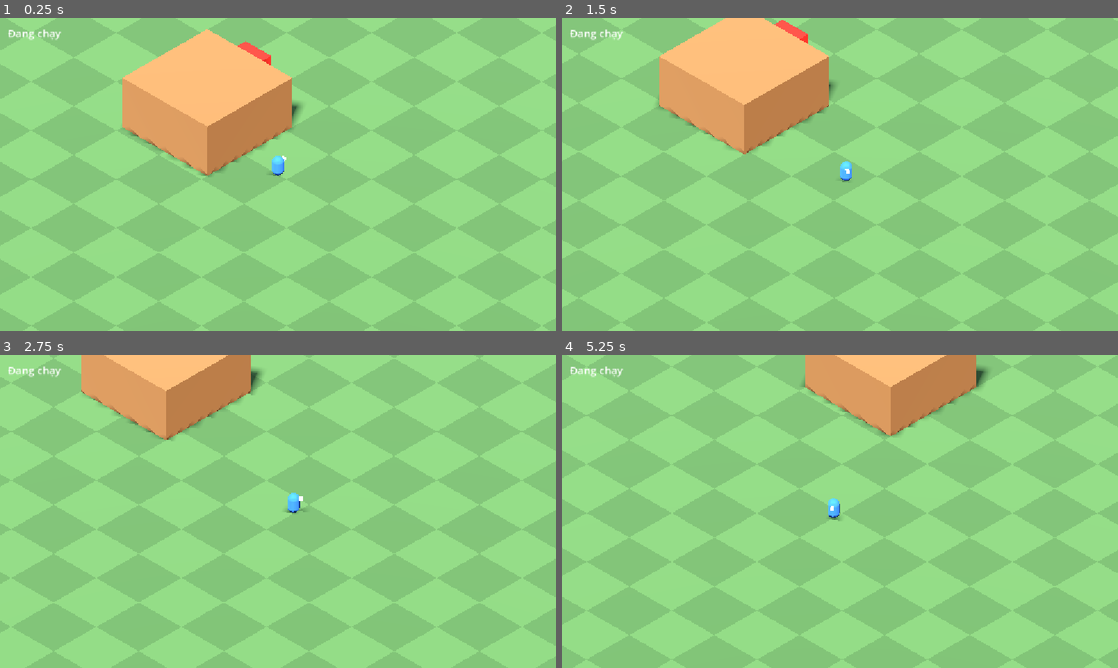
Above: before the commit, frames 1-4 (two rows, left to right).
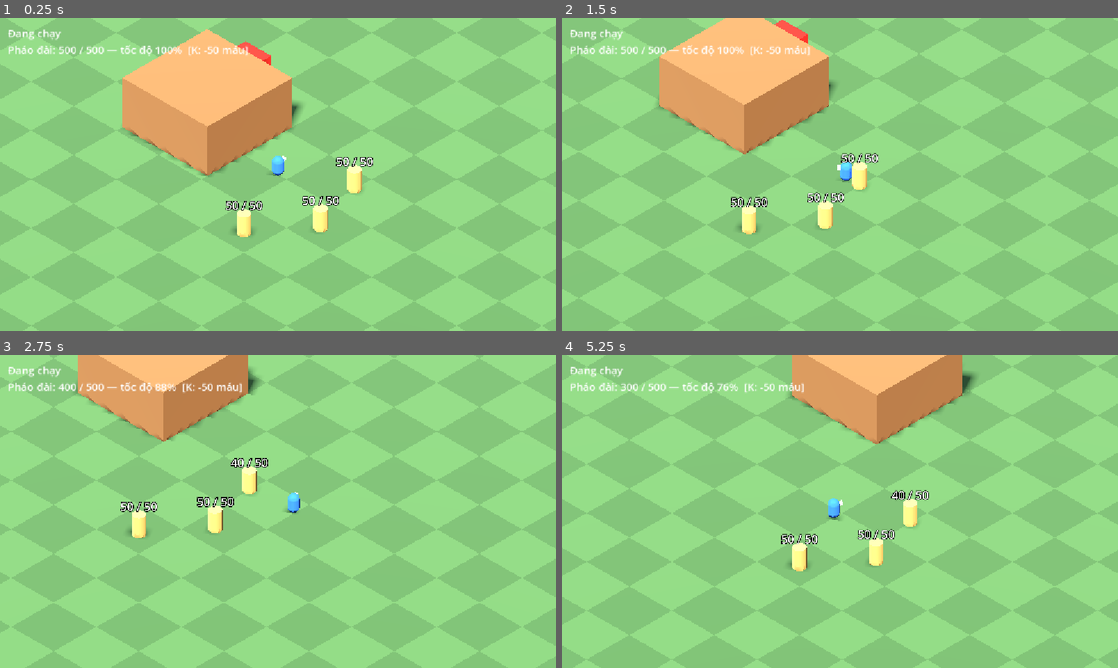
Above: after the commit, the same moments.

Repository: hieudeptrai196/thanhtri2
Game: Godot game, scene res://scenes/main.tscn
Two runs of this game, one before a commit and one after it. Both use one fixed random seed, a clock stepped at 60 frames per second and the inputs below.
Inputs (mouse positions are in pixels of both pictures, inside the frame that each line leads up to):
- Up to frame 1 (0.25 s): no input
- Up to frame 2 (1.5 s): tap Enter at 0.5 s; move the mouse to (962, 158) at 0.52 s; press the mouse at (962, 158) at 0.53 s; hold D (move_right) 0.53-1.28 s; tap Space (ready) at 0.6 s; move the mouse to (728, 190) at 1.27 s; release the mouse at (728, 190) at 1.28 s; hold S (move_down) from 1.28 s (still down); click (728, 190) at 1.35 s
- Up to frame 3 (2.75 s): tap K at 1.55, 2.1 s; move the mouse to (333, 442) at 2.02 s; release S (move_down) at 2.03 s; hold D (move_right) from 2.03 s (still down); click (333, 442) at 2.17 s; tap Space (ready) at 2.3 s
- Up to frame 4 (5.25 s): move the mouse to (812, 574) at 2.77 s; release D (move_right) at 2.78 s; hold W (move_up) 2.78-3.53 s; tap Space (ready) at 2.85, 4.55, 5.1 s; click (812, 574) at 3.05 s; move the mouse to (1006, 558) at 3.52 s; press the mouse at (1006, 558) at 3.53 s; hold A (move_left) 3.53-5.03 s; tap K at 3.8, 4.35 s; move the mouse to (673, 464) at 4.27 s; release the mouse at (673, 464) at 4.28 s; click (673, 464) at 4.42 s; move the mouse to (867, 511) at 5.02 s; press the mouse at (867, 511) at 5.03 s; hold S (move_down) from 5.03 s (still down)

The runs differ from the first frame. In frame 1, 1.6% of the frame differs, in the area x 1-68%, y 8-70%; in frame 2, 1.7%; in frame 3, 2.3%; in frame 4, 4.1%, in the area x 1-77%, y 0-70%.

Commit message:
Giai đoạn 3: máu, sát thương, đòn đánh chủ động ngắm theo chuột
- HealthComponent (mọi sát thương qua apply_damage), Hurtbox chuyển đòn sang máu
- MeleeWeapon: chém hình quạt theo hướng ngắm, có cooldown; đánh khi giữ attack
- PlayerInput: thêm aim_direction (chuột / stick phải) và attack_held
- Pháo đài 500 máu, tốc độ giảm theo máu (tối thiểu 40%); bia thử; phím debug K
- Input map: attack, aim_*; đặt tên collision layer

Co-Authored-By: Claude Opus 5.5 <noreply@anthropic.com>

Diff:
--- /dev/null
+++ b/combat/health_component.gd
@@ -0,0 +1,28 @@
+class_name HealthComponent
+extends Node
+## Owns hit points. All damage goes through here so one place decides health state
+## (in multiplayer, only the server will call apply_damage).
+
+signal health_changed(current: float, maximum: float)
+signal died
+
+@export var max_health: float = 100.0
+
+var current: float
+
+
+func _ready() -> void:
+	current = max_health
+
+
+func apply_damage(amount: float, _source: Node = null) -> void:
+	if current <= 0.0 or amount <= 0.0:
+		return
+	current = maxf(current - amount, 0.0)
+	health_changed.emit(current, max_health)
+	if current == 0.0:
+		died.emit()
+
+
+func get_ratio() -> float:
+	return current / max_health
--- /dev/null
+++ b/combat/hurtbox.gd
@@ -0,0 +1,12 @@
+class_name Hurtbox
+extends Area3D
+## Receives hits and forwards them to a HealthComponent. Attackers never touch health directly.
+
+signal hit_taken(amount: float, source: Node)
+
+@export var health: HealthComponent
+
+
+func take_hit(amount: float, source: Node) -> void:
+	health.apply_damage(amount, source)
+	hit_taken.emit(amount, source)
--- /dev/null
+++ b/combat/melee_weapon.gd
@@ -0,0 +1,35 @@
+class_name MeleeWeapon
+extends Area3D
+## Swings in an arc toward a direction and hits every Hurtbox inside it.
+## The area's shape sets the reach; its collision mask decides what counts as a target.
+
+signal swung(direction: Vector3, hit_count: int)
+
+@export var damage: float = 10.0
+## Seconds between swings.
+@export var cooldown: float = 0.5
+## Full width of the swing arc.
+@export_range(10.0, 360.0) var arc_degrees: float = 120.0
+
+var _cooldown_left: float = 0.0
+
+
+func _physics_process(delta: float) -> void:
+	_cooldown_left = maxf(_cooldown_left - delta, 0.0)
+
+
+func try_attack(direction: Vector3) -> bool:
+	if _cooldown_left > 0.0 or direction == Vector3.ZERO:
+		return false
+	_cooldown_left = cooldown
+	var min_dot := cos(deg_to_rad(arc_degrees * 0.5))
+	var hit_count := 0
+	for area in get_overlapping_areas():
+		if area is Hurtbox:
+			var to_target: Vector3 = area.global_position - global_position
+			to_target.y = 0.0
+			if to_target.length() < 0.01 or to_target.normalized().dot(direction) >= min_dot:
+				area.take_hit(damage, owner)
+				hit_count += 1
+	swung.emit(direction, hit_count)
+	return true
--- /dev/null
+++ b/combat/training_dummy.gd
@@ -0,0 +1,21 @@
+extends StaticBody3D
+## Placeholder target for testing attacks. Shows its HP, flashes when hit, disappears at 0 HP.
+
+@onready var _health: HealthComponent = $Health
+@onready var _label: Label3D = $HealthLabel
+@onready var _material: StandardMaterial3D = $Body.mesh.material
+
+var _base_color: Color
+
+
+func _ready() -> void:
+	_base_color = _material.albedo_color
+	_health.health_changed.connect(_on_health_changed)
+	_health.died.connect(queue_free)
+	_on_health_changed(_health.current, _health.max_health)
+
+
+func _on_health_changed(current: float, maximum: float) -> void:
+	_label.text = "%d / %d" % [current, maximum]
+	_material.albedo_color = Color.WHITE
+	create_tween().tween_property(_material, "albedo_color", _base_color, 0.15)
--- /dev/null
+++ b/combat/training_dummy.tscn
@@ -0,0 +1,58 @@
+[gd_scene format=3]
+
+[ext_resource type="Script" path="res://combat/training_dummy.gd" id="1_dummy"]
+[ext_resource type="Script" path="res://combat/health_component.gd" id="2_health"]
+[ext_resource type="Script" path="res://combat/hurtbox.gd" id="3_hurtbox"]
+
+[sub_resource type="CylinderShape3D" id="CylinderShape3D_body"]
+height = 2.0
+radius = 0.6
+
+[sub_resource type="StandardMaterial3D" id="StandardMaterial3D_body"]
+resource_local_to_scene = true
+albedo_color = Color(0.8, 0.65, 0.35, 1)
+
+[sub_resource type="CylinderMesh" id="CylinderMesh_body"]
+resource_local_to_scene = true
+material = SubResource("StandardMaterial3D_body")
+top_radius = 0.6
+bottom_radius = 0.6
+height = 2.0
+
+[sub_resource type="CylinderShape3D" id="CylinderShape3D_hurt"]
+height = 2.2
+radius = 0.8
+
+[node name="TrainingDummy" type="StaticBody3D"]
+script = ExtResource("1_dummy")
+
+[node name="Collision" type="CollisionShape3D" parent="."]
+transform = Transform3D(1, 0, 0, 0, 1, 0, 0, 0, 1, 0, 1, 0)
+shape = SubResource("CylinderShape3D_body")
+
+[node name="Body" type="MeshInstance3D" parent="."]
+transform = Transform3D(1, 0, 0, 0, 1, 0, 0, 0, 1, 0, 1, 0)
+mesh = SubResource("CylinderMesh_body")
+
+[node name="Health" type="Node" parent="."]
+script = ExtResource("2_health")
+max_health = 50.0
+
+[node name="Hurtbox" type="Area3D" parent="." node_paths=PackedStringArray("health")]
+collision_layer = 4
+collision_mask = 0
+monitoring = false
+script = ExtResource("3_hurtbox")
+health = NodePath("../Health")
+
+[node name="Collision" type="CollisionShape3D" parent="Hurtbox"]
+transform = Transform3D(1, 0, 0, 0, 1, 0, 0, 0, 1, 0, 1.1, 0)
+shape = SubResource("CylinderShape3D_hurt")
+
+[node name="HealthLabel" type="Label3D" parent="."]
+transform = Transform3D(1, 0, 0, 0, 1, 0, 0, 0, 1, 0, 2.8, 0)
+pixel_size = 0.02
+billboard = 1
+no_depth_test = true
+font_size = 48
+outline_size = 12
--- /dev/null
+++ b/fortress/fortress.gd
@@ -0,0 +1,17 @@
+class_name Fortress
+extends AnimatableBody3D
+## The moving citadel. Slows down as it loses health.
+
+## Speed fraction at 0 HP, so the fortress never stops completely.
+@export_range(0.0, 1.0, 0.05) var min_speed_ratio: float = 0.4
+
+@onready var health: HealthComponent = $Health
+@onready var follower: RouteFollower = $RouteFollower
+
+
+func _ready() -> void:
+	health.health_changed.connect(_on_health_changed)
+
+
+func _on_health_changed(current: float, maximum: float) -> void:
+	follower.speed_multiplier = lerpf(min_speed_ratio, 1.0, current / maximum)
--- a/fortress/fortress.tscn
+++ b/fortress/fortress.tscn
@@ -1,6 +1,9 @@
 [gd_scene format=3]
 
 [ext_resource type="Script" path="res://fortress/route_follower.gd" id="1_follower"]
+[ext_resource type="Script" path="res://fortress/fortress.gd" id="2_fortress"]
+[ext_resource type="Script" path="res://combat/health_component.gd" id="3_health"]
+[ext_resource type="Script" path="res://combat/hurtbox.gd" id="4_hurtbox"]
 
 [sub_resource type="BoxShape3D" id="BoxShape3D_body"]
 size = Vector3(10, 5, 10)
@@ -19,7 +22,11 @@
 material = SubResource("StandardMaterial3D_front")
 size = Vector3(3, 2, 1)
 
+[sub_resource type="BoxShape3D" id="BoxShape3D_hurt"]
+size = Vector3(11, 5.5, 11)
+
 [node name="Fortress" type="AnimatableBody3D"]
+script = ExtResource("2_fortress")
 
 [node name="Collision" type="CollisionShape3D" parent="."]
 transform = Transform3D(1, 0, 0, 0, 1, 0, 0, 0, 1, 0, 2.5, 0)
@@ -35,3 +42,18 @@
 
 [node name="RouteFollower" type="Node" parent="."]
 script = ExtResource("1_follower")
+
+[node name="Health" type="Node" parent="."]
+script = ExtResource("3_health")
+max_health = 500.0
+
+[node name="Hurtbox" type="Area3D" parent="." node_paths=PackedStringArray("health")]
+collision_layer = 8
+collision_mask = 0
+monitoring = false
+script = ExtResource("4_hurtbox")
+health = NodePath("../Health")
+
+[node name="Collision" type="CollisionShape3D" parent="Hurtbox"]
+transform = Transform3D(1, 0, 0, 0, 1, 0, 0, 0, 1, 0, 2.75, 0)
+shape = SubResource("BoxShape3D_hurt")
--- a/match/match.gd
+++ b/match/match.gd
@@ -2,18 +2,33 @@
 ## Root of one run: wires the route, fortress and camera together and owns the match flow.
 
 @onready var _route: Path3D = $Route
+@onready var _fortress: Fortress = $Fortress
 @onready var _follower: RouteFollower = $Fortress/RouteFollower
 @onready var _warrior: Warrior = $Warrior
 @onready var _status: Label = $DebugUI/Status
+@onready var _fortress_info: Label = $DebugUI/FortressInfo
 
 
 func _ready() -> void:
 	_follower.reached_stop.connect(_on_reached_stop)
 	_follower.departed.connect(_on_departed)
 	_follower.reached_end.connect(_on_reached_end)
+	_fortress.health.health_changed.connect(_on_fortress_health_changed)
 	_warrior.input.ready_requested.connect(_on_ready_requested)
 	_follower.start(_route)
 	_status.text = "Đang chạy"
+	_on_fortress_health_changed(_fortress.health.current, _fortress.health.max_health)
+
+
+# TODO(giai đoạn 7): bỏ phím debug này khi đã có quái gây sát thương thật.
+func _unhandled_key_input(event: InputEvent) -> void:
+	if event is InputEventKey and event.pressed and not event.echo and event.keycode == KEY_K:
+		_fortress.health.apply_damage(50.0, self)
+
+
+func _on_fortress_health_changed(current: float, maximum: float) -> void:
+	_fortress_info.text = "Pháo đài: %d / %d — tốc độ %d%%  [K: -50 máu]" % [
+		current, maximum, roundi(_follower.speed_multiplier * 100.0)]
 
 
 # Solo: one player's ready is enough. Multiplayer will wait for every player here.
--- a/match/match.tscn
+++ b/match/match.tscn
@@ -5,6 +5,7 @@
 [ext_resource type="PackedScene" path="res://fortress/fortress.tscn" id="3_fortress"]
 [ext_resource type="Script" path="res://camera/iso_camera.gd" id="4_camera"]
 [ext_resource type="PackedScene" path="res://player/warrior.tscn" id="5_warrior"]
+[ext_resource type="PackedScene" path="res://combat/training_dummy.tscn" id="6_dummy"]
 
 [sub_resource type="ProceduralSkyMaterial" id="ProceduralSkyMaterial_sky"]
 
@@ -103,6 +104,15 @@
 [node name="Warrior" parent="." instance=ExtResource("5_warrior")]
 transform = Transform3D(1, 0, 0, 0, 1, 0, 0, 0, 1, 9, 0, 0)
 
+[node name="Dummy1" parent="." instance=ExtResource("6_dummy")]
+transform = Transform3D(1, 0, 0, 0, 1, 0, 0, 0, 1, 15, 0, -3)
+
+[node name="Dummy2" parent="." instance=ExtResource("6_dummy")]
+transform = Transform3D(1, 0, 0, 0, 1, 0, 0, 0, 1, 17, 0, 3)
+
+[node name="Dummy3" parent="." instance=ExtResource("6_dummy")]
+transform = Transform3D(1, 0, 0, 0, 1, 0, 0, 0, 1, 13, 0, 8)
+
 [node name="IsoCamera" type="Camera3D" parent="." node_paths=PackedStringArray("target")]
 size = 26.0
 script = ExtResource("4_camera")
@@ -116,3 +126,10 @@
 offset_right = 616.0
 offset_bottom = 48.0
 theme_override_font_sizes/font_size = 22
+
+[node name="FortressInfo" type="Label" parent="DebugUI"]
+offset_left = 16.0
+offset_top = 50.0
+offset_right = 716.0
+offset_bottom = 82.0
+theme_override_font_sizes/font_size = 22
--- a/player/player_input.gd
+++ b/player/player_input.gd
@@ -7,13 +7,56 @@
 
 ## World-space direction on the ground plane, length 0..1.
 var move_direction: Vector3 = Vector3.ZERO
+## World-space unit direction on the ground plane the player aims at.
+var aim_direction: Vector3 = Vector3.FORWARD
+var attack_held: bool = false
+
+# Mouse aims while the player uses mouse/keyboard; with a gamepad the right stick aims.
+var _using_gamepad: bool = false
+
+
+func _input(event: InputEvent) -> void:
+	if event is InputEventJoypadButton or (event is InputEventJoypadMotion and absf(event.axis_value) > 0.3):
+		_using_gamepad = true
+	elif event is InputEventMouseMotion or event is InputEventMouseButton or event is InputEventKey:
+		_using_gamepad = false
 
 
 func _physics_process(_delta: float) -> void:
-	var stick := Input.get_vector("move_left", "move_right", "move_up", "move_down")
-	move_direction = _to_world(stick)
+	move_direction = _to_world(Input.get_vector("move_left", "move_right", "move_up", "move_down"))
+	aim_direction = _read_aim()
+	attack_held = Input.is_action_pressed("attack")
 	if Input.is_action_just_pressed("ready"):
 		ready_requested.emit()
+
+
+## Direction from the owning body to the ground point under a screen position, or ZERO.
+func aim_from_screen(screen_position: Vector2) -> Vector3:
+	var camera := get_viewport().get_camera_3d()
+	var body := get_parent() as Node3D
+	if camera == null or body == null:
+		return Vector3.ZERO
+	var ground := Plane(Vector3.UP, body.global_position.y)
+	var hit: Variant = ground.intersects_ray(
+		camera.project_ray_origin(screen_position), camera.project_ray_normal(screen_position))
+	if hit == null:
+		return Vector3.ZERO
+	var flat: Vector3 = hit - body.global_position
+	flat.y = 0.0
+	return flat.normalized() if flat.length() > 0.1 else Vector3.ZERO
+
+
+func _read_aim() -> Vector3:
+	var stick := Input.get_vector("aim_left", "aim_right", "aim_up", "aim_down")
+	if stick != Vector2.ZERO:
+		return _to_world(stick).normalized()
+	if not _using_gamepad:
+		var mouse_aim := aim_from_screen(get_viewport().get_mouse_position())
+		if mouse_aim != Vector3.ZERO:
+			return mouse_aim
+	elif move_direction != Vector3.ZERO:
+		return move_direction.normalized()
+	return aim_direction
 
 
 # Screen-relative stick -> world direction, so "up" always moves up the screen.
--- a/player/warrior.gd
+++ b/player/warrior.gd
@@ -1,15 +1,21 @@
 class_name Warrior
 extends CharacterBody3D
-## On-foot warrior. Moves according to its PlayerInput intent.
+## On-foot warrior. Moves, faces and attacks according to its PlayerInput intent.
 
 ## Metres per second.
 @export var move_speed: float = 7.0
 ## Higher turns faster.
-@export var turn_speed: float = 12.0
+@export var turn_speed: float = 18.0
 
 @onready var input: PlayerInput = $PlayerInput
+@onready var _weapon: MeleeWeapon = $Weapon
+@onready var _swing_fx: Node3D = $SwingFx
 
 var _gravity: float = ProjectSettings.get_setting("physics/3d/default_gravity")
+
+
+func _ready() -> void:
+	_weapon.swung.connect(_on_swung)
 
 
 func _physics_process(delta: float) -> void:
@@ -21,8 +27,18 @@
 	else:
 		velocity.y -= _gravity * delta
 
-	if direction != Vector3.ZERO:
-		var target_yaw := atan2(-direction.x, -direction.z)
-		rotation.y = lerp_angle(rotation.y, target_yaw, 1.0 - exp(-turn_speed * delta))
+	var aim := input.aim_direction
+	var target_yaw := atan2(-aim.x, -aim.z)
+	rotation.y = lerp_angle(rotation.y, target_yaw, 1.0 - exp(-turn_speed * delta))
+
+	if input.attack_held:
+		_weapon.try_attack(aim)
 
 	move_and_slide()
+
+
+# Placeholder swing flash until there are real attack animations.
+func _on_swung(direction: Vector3, _hit_count: int) -> void:
+	_swing_fx.global_rotation.y = atan2(-direction.x, -direction.z)
+	_swing_fx.visible = true
+	get_tree().create_timer(0.1).timeout.connect(_swing_fx.hide)
--- a/player/warrior.tscn
+++ b/player/warrior.tscn
@@ -2,6 +2,7 @@
 
 [ext_resource type="Script" path="res://player/warrior.gd" id="1_warrior"]
 [ext_resource type="Script" path="res://player/player_input.gd" id="2_input"]
+[ext_resource type="Script" path="res://combat/melee_weapon.gd" id="3_weapon"]
 
 [sub_resource type="CapsuleShape3D" id="CapsuleShape3D_body"]
 radius = 0.5
@@ -22,7 +23,20 @@
 material = SubResource("StandardMaterial3D_nose")
 size = Vector3(0.3, 0.3, 0.4)
 
+[sub_resource type="SphereShape3D" id="SphereShape3D_reach"]
+radius = 2.5
+
+[sub_resource type="StandardMaterial3D" id="StandardMaterial3D_swing"]
+transparency = 1
+shading_mode = 0
+albedo_color = Color(1, 1, 0.85, 0.55)
+
+[sub_resource type="BoxMesh" id="BoxMesh_swing"]
+material = SubResource("StandardMaterial3D_swing")
+size = Vector3(3, 0.05, 2.2)
+
 [node name="Warrior" type="CharacterBody3D"]
+collision_layer = 2
 script = ExtResource("1_warrior")
 
 [node name="Collision" type="CollisionShape3D" parent="."]
@@ -39,3 +53,20 @@
 
 [node name="PlayerInput" type="Node" parent="."]
 script = ExtResource("2_input")
+
+[node name="Weapon" type="Area3D" parent="."]
+collision_layer = 0
+collision_mask = 4
+monitorable = false
+script = ExtResource("3_weapon")
+
+[node name="Collision" type="CollisionShape3D" parent="Weapon"]
+transform = Transform3D(1, 0, 0, 0, 1, 0, 0, 0, 1, 0, 0.9, 0)
+shape = SubResource("SphereShape3D_reach")
+
+[node name="SwingFx" type="Node3D" parent="."]
+visible = false
+
+[node name="Mesh" type="MeshInstance3D" parent="SwingFx"]
+transform = Transform3D(1, 0, 0, 0, 1, 0, 0, 0, 1, 0, 1, -1.4)
+mesh = SubResource("BoxMesh_swing")
--- a/project.godot
+++ b/project.godot
@@ -62,6 +62,40 @@
 , Object(InputEventJoypadButton,"resource_local_to_scene":false,"resource_name":"","device":-1,"button_index":6,"pressure":0.0,"pressed":true,"script":null)
 ]
 }
+attack={
+"deadzone": 0.5,
+"events": [Object(InputEventMouseButton,"resource_local_to_scene":false,"resource_name":"","device":-1,"window_id":0,"alt_pressed":false,"shift_pressed":false,"ctrl_pressed":false,"meta_pressed":false,"button_mask":0,"position":Vector2(0, 0),"global_position":Vector2(0, 0),"factor":1.0,"button_index":1,"canceled":false,"pressed":false,"double_click":false,"script":null)
+, Object(InputEventKey,"resource_local_to_scene":false,"resource_name":"","device":-1,"window_id":0,"alt_pressed":false,"shift_pressed":false,"ctrl_pressed":false,"meta_pressed":false,"pressed":false,"keycode":0,"physical_keycode":74,"key_label":0,"unicode":0,"location":0,"echo":false,"script":null)
+, Object(InputEventJoypadMotion,"resource_local_to_scene":false,"resource_name":"","device":-1,"axis":5,"axis_value":1.0,"script":null)
+]
+}
+aim_left={
+"deadzone": 0.3,
+"events": [Object(InputEventJoypadMotion,"resource_local_to_scene":false,"resource_name":"","device":-1,"axis":2,"axis_value":-1.0,"script":null)
+]
+}
+aim_right={
+"deadzone": 0.3,
+"events": [Object(InputEventJoypadMotion,"resource_local_to_scene":false,"resource_name":"","device":-1,"axis":2,"axis_value":1.0,"script":null)
+]
+}
+aim_up={
+"deadzone": 0.3,
+"events": [Object(InputEventJoypadMotion,"resource_local_to_scene":false,"resource_name":"","device":-1,"axis":3,"axis_value":-1.0,"script":null)
+]
+}
+aim_down={
+"deadzone": 0.3,
+"events": [Object(InputEventJoypadMotion,"resource_local_to_scene":false,"resource_name":"","device":-1,"axis":3,"axis_value":1.0,"script":null)
+]
+}
+
+[layer_names]
+
+3d_physics/layer_1="world"
+3d_physics/layer_2="player"
+3d_physics/layer_3="enemy_hurtbox"
+3d_physics/layer_4="fortress_hurtbox"
 
 [physics]
 
Not shown, added: combat/health_component.gd.uid
Not shown, added: combat/hurtbox.gd.uid
Not shown, added: combat/melee_weapon.gd.uid
Not shown, added: combat/training_dummy.gd.uid
Not shown, added: fortress/fortress.gd.uid
